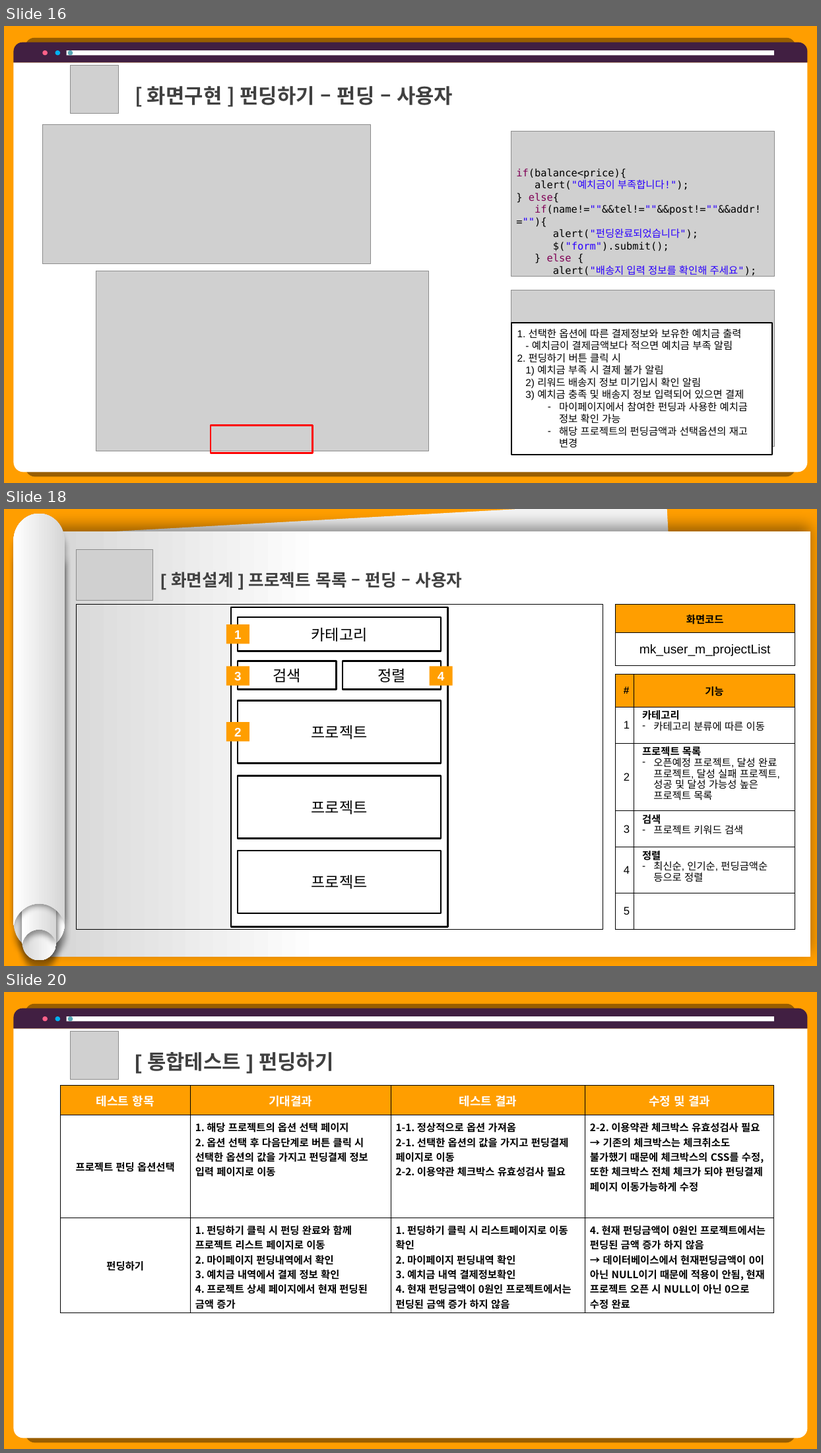
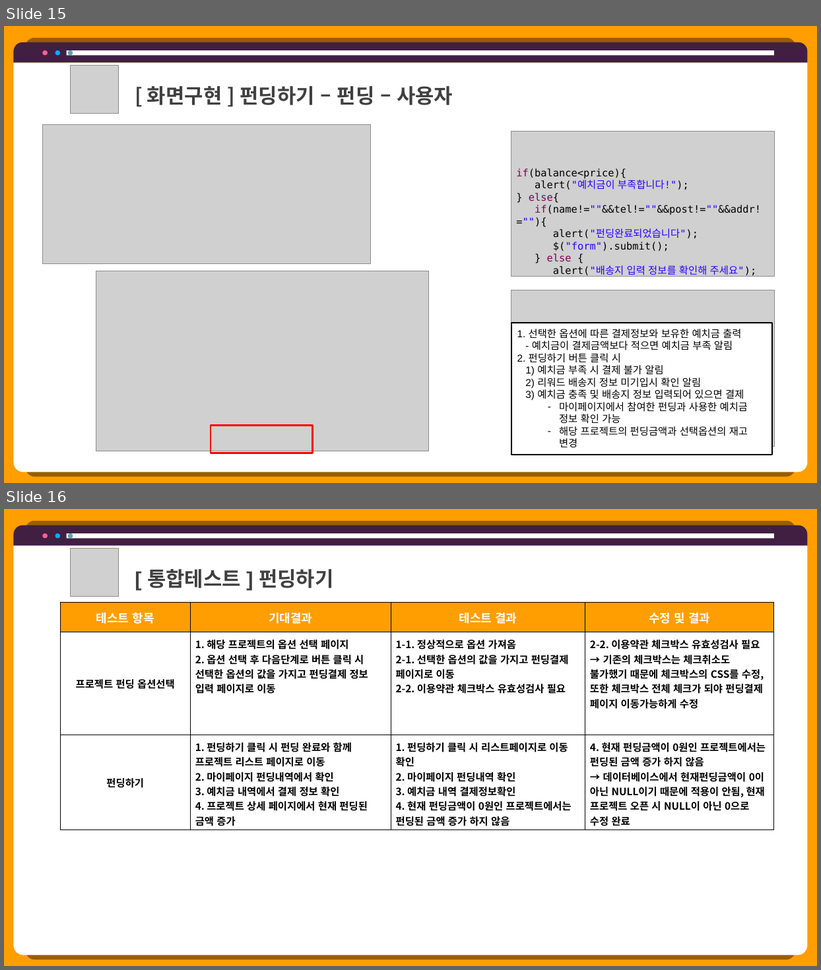
Before and after one commit to hhsw07/ezen-academy-projects, a slide deck: 0 발표용 파워포인트/0608 5차발표/0608 project06 - 파워포인트 - 민기.pptx. Shown one above the other, each under a label of ours: slides 16, 18 and 20 before the commit, slides 15 and 16 after it; the slides between them are not shown. The pictures are 821x1453 and 821x970 pixels, drawn with LibreOffice and Linux fonts; fonts in the diff are those of the drawing; grey boxes stand for pictures. Boxes give left, top, right and bottom in pixels: in the first picture for what was removed or moved away, otherwise in the second. Text is boxed around its words. In the diff, an @@ line names an element or a change of style, - is before the commit and + after.

```diff
--- a/0 발표용 파워포인트/0608 5차발표/0608 project06 - 파워포인트 - 민기.pptx
+++ b/0 발표용 파워포인트/0608 5차발표/0608 project06 - 파워포인트 - 민기.pptx
@@ slide 18 removed at [4,509,817,966], background #FF9E00 @@
@@ group removed at [14,514,65,960]: 4 freeform shapes @@
@@ rectangle removed at [48,509,690,949] @@
@@ rectangle removed at [48,531,811,957] @@
@@ picture removed at [76,549,153,601] @@
@@ text removed at [171,572,462,588] @@
-[ 화면설계 ] 프로젝트 목록 – 펀딩 – 사용자
@@ rectangle removed at [76,605,603,930] @@
@@ table removed at [616,605,795,666], 2 rows, 1 columns @@
-화면코드
-mk_user_m_projectList
@@ rectangle removed at [226,625,250,644] @@
-1
@@ rectangle removed at [226,666,250,686] @@
-3
@@ group removed at [231,607,448,927]: 7 rectangles @@
-카테고리
-프로젝트
-프로젝트
-프로젝트
-정렬
-검색
@@ rectangle removed at [430,666,453,686] @@
-4
@@ table removed at [616,674,795,930], 6 rows, 2 columns @@
-# | 기능
-1 | 카테고리 / 카테고리 분류에 따른 이동
-2 | 프로젝트 목록 / 오픈예정 프로젝트, 달성 완료 프로젝트, 달성 실패 프로젝트, 성공 및 달성 가능성 높은 프로젝트 목록
-3 | 검색 / 프로젝트 키워드 검색
-4 | 정렬 / 최신순, 인기순, 펀딩금액순 등으로 정렬
-5 | 
@@ rectangle removed at [226,722,250,742] @@
-2
@@ what was slide 16 is now slide 15 @@
@@ what was slide 20 is now slide 16 @@
```
Also in this commit, not shown: 1 slide changed, 3 other slides removed.
